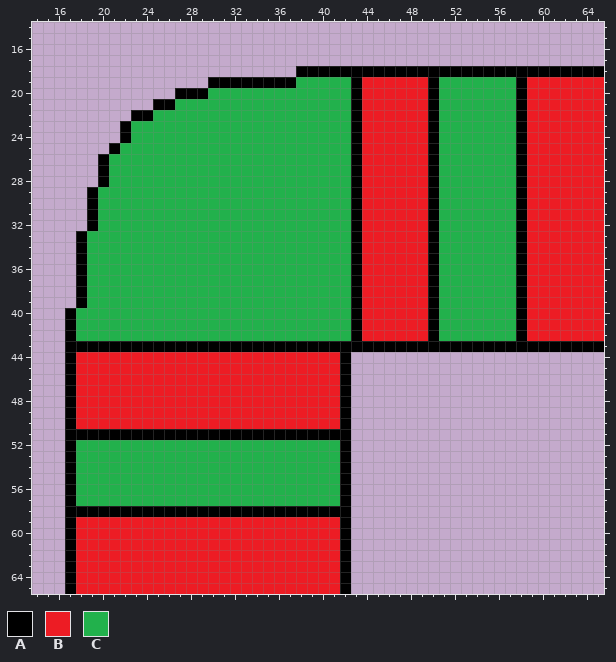
Sprite sheet: PolySnake/images/perso0coin.png. Above: the version before the commit.
The file is 66x66 pixels. Colours within 5 levels of each other are drawn and written as one. Shown: x 14..65, y 14..65.
Palette (. is transparent): A #000000  B #ed1c24  C #22b14c
Pixels before (only the part around the change), first column x 14:
14 ....................................................
15 ....................................................
16 ....................................................
17 ....................................................
18 ........................AAAAAAAAAAAAAAAAAAAAAAAAAAAA
19 ................AAAAAAAACCCCCABBBBBBACCCCCCCABBBBBBB
20 .............AAACCCCCCCCCCCCCABBBBBBACCCCCCCABBBBBBB
21 ...........AACCCCCCCCCCCCCCCCABBBBBBACCCCCCCABBBBBBB
22 .........AACCCCCCCCCCCCCCCCCCABBBBBBACCCCCCCABBBBBBB
23 ........ACCCCCCCCCCCCCCCCCCCCABBBBBBACCCCCCCABBBBBBB
24 ........ACCCCCCCCCCCCCCCCCCCCABBBBBBACCCCCCCABBBBBBB
25 .......ACCCCCCCCCCCCCCCCCCCCCABBBBBBACCCCCCCABBBBBBB
26 ......ACCCCCCCCCCCCCCCCCCCCCCABBBBBBACCCCCCCABBBBBBB
27 ......ACCCCCCCCCCCCCCCCCCCCCCABBBBBBACCCCCCCABBBBBBB
28 ......ACCCCCCCCCCCCCCCCCCCCCCABBBBBBACCCCCCCABBBBBBB
29 .....ACCCCCCCCCCCCCCCCCCCCCCCABBBBBBACCCCCCCABBBBBBB
30 .....ACCCCCCCCCCCCCCCCCCCCCCCABBBBBBACCCCCCCABBBBBBB
31 .....ACCCCCCCCCCCCCCCCCCCCCCCABBBBBBACCCCCCCABBBBBBB
32 .....ACCCCCCCCCCCCCCCCCCCCCCCABBBBBBACCCCCCCABBBBBBB
33 ....ACCCCCCCCCCCCCCCCCCCCCCCCABBBBBBACCCCCCCABBBBBBB
34 ....ACCCCCCCCCCCCCCCCCCCCCCCCABBBBBBACCCCCCCABBBBBBB
35 ....ACCCCCCCCCCCCCCCCCCCCCCCCABBBBBBACCCCCCCABBBBBBB
36 ....ACCCCCCCCCCCCCCCCCCCCCCCCABBBBBBACCCCCCCABBBBBBB
37 ....ACCCCCCCCCCCCCCCCCCCCCCCCABBBBBBACCCCCCCABBBBBBB
38 ....ACCCCCCCCCCCCCCCCCCCCCCCCABBBBBBACCCCCCCABBBBBBB
39 ....ACCCCCCCCCCCCCCCCCCCCCCCCABBBBBBACCCCCCCABBBBBBB
40 ...ACCCCCCCCCCCCCCCCCCCCCCCCCABBBBBBACCCCCCCABBBBBBB
41 ...ACCCCCCCCCCCCCCCCCCCCCCCCCABBBBBBACCCCCCCABBBBBBB
42 ...ACCCCCCCCCCCCCCCCCCCCCCCCCABBBBBBACCCCCCCABBBBBBB
43 ...AAAAAAAAAAAAAAAAAAAAAAAAAAAAAAAAAAAAAAAAAAAAAAAAA
44 ...ABBBBBBBBBBBBBBBBBBBBBBBBA.......................
45 ...ABBBBBBBBBBBBBBBBBBBBBBBBA.......................
46 ...ABBBBBBBBBBBBBBBBBBBBBBBBA.......................
47 ...ABBBBBBBBBBBBBBBBBBBBBBBBA.......................
48 ...ABBBBBBBBBBBBBBBBBBBBBBBBA.......................
49 ...ABBBBBBBBBBBBBBBBBBBBBBBBA.......................
50 ...ABBBBBBBBBBBBBBBBBBBBBBBBA.......................
51 ...AAAAAAAAAAAAAAAAAAAAAAAAAA.......................
52 ...ACCCCCCCCCCCCCCCCCCCCCCCCA.......................
53 ...ACCCCCCCCCCCCCCCCCCCCCCCCA.......................
54 ...ACCCCCCCCCCCCCCCCCCCCCCCCA.......................
55 ...ACCCCCCCCCCCCCCCCCCCCCCCCA.......................
56 ...ACCCCCCCCCCCCCCCCCCCCCCCCA.......................
57 ...ACCCCCCCCCCCCCCCCCCCCCCCCA.......................
58 ...AAAAAAAAAAAAAAAAAAAAAAAAAA.......................
59 ...ABBBBBBBBBBBBBBBBBBBBBBBBA.......................
60 ...ABBBBBBBBBBBBBBBBBBBBBBBBA.......................
61 ...ABBBBBBBBBBBBBBBBBBBBBBBBA.......................
62 ...ABBBBBBBBBBBBBBBBBBBBBBBBA.......................
63 ...ABBBBBBBBBBBBBBBBBBBBBBBBA.......................
64 ...ABBBBBBBBBBBBBBBBBBBBBBBBA.......................
65 ...ABBBBBBBBBBBBBBBBBBBBBBBBA.......................
New version:
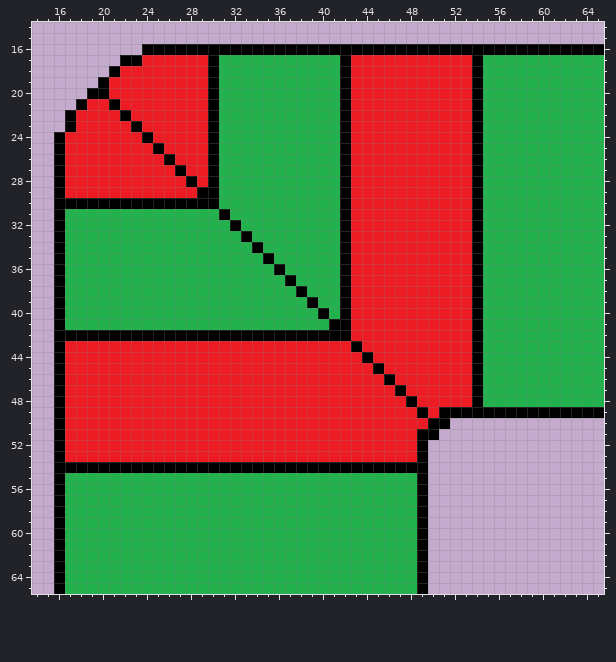
The edit:
Changed rows in their new state; - is an unchanged pixel.
first column x 16:
16 --------AAAAAAAAAAAAAAAAAAAAAAAAAAAAAAAAAAAAAAAAAA
17 ------AABBBBBBACCCCCCCCCCCABBBBBBBBBBBACCCCCCCCCCC
18 -----ABBBBBBBBACCCCCCCCCCC-BBBBBBBBBBB-CCCCCCCCCCC
19 ----ABBBBBBBBB-CCCCCCC----AB------BBBBA---CCCCCCCC
20 ---AABBBBBBBBBA-----------AB------BBBBA---CCCCCCCC
21 --ABBABBBBBBBBA-----------AB------BBBBA---CCCCCCCC
22 -ABBBBABBBBBBBA-----------AB------BBBBA---CCCCCCCC
23 -ABBBBBABBBBBBA-----------AB------BBBBA---CCCCCCCC
24 ABBBBBBBABBBBBA-----------AB------BBBBA---CCCCCCCC
25 ABBBBBBBBABBBBA-----------AB------BBBBA---CCCCCCCC
26 ABBBBBBBBBABBBA-----------AB------BBBBA---CCCCCCCC
27 ABBBBBBBBBBABBA-----------AB------BBBBA---CCCCCCCC
28 ABBBBBBBBBBBABA-----------AB------BBBBA---CCCCCCCC
29 ABBBBBBBBBBBBAA-----------AB------BBBBA---CCCCCCCC
30 AAA-AAAAAAAAAAA-----------AB------BBBBA---CCCCCCCC
31 ACCC-----------A----------AB------BBBBA---CCCCCCCC
32 ACCC------------A---------AB------BBBBA---CCCCCCCC
33 ACC--------------A--------AB------BBBBA---CCCCCCCC
34 ACC---------------A-------AB------BBBBA---CCCCCCCC
35 ACC----------------A------AB------BBBBA---CCCCCCCC
36 ACC-----------------A-----AB------BBBBA---CCCCCCCC
37 ACC------------------A----AB------BBBBA---CCCCCCCC
38 ACC-------------------A---AB------BBBBA---CCCCCCCC
39 ACC--------------------A--AB------BBBBA---CCCCCCCC
40 AC----------------------A-AB------BBBBA---CCCCCCCC
41 AC-----------------------AAB------BBBBA---CCCCCCCC
42 A-AAAAAAAAAAAAAAAAAAAAAAAAAB------BBBBA---CCCCCCCC
43 ABBBBBBBBBBBBBBBBBBBBBBBBBB-BBBBBBBBBB-CCCCCCCCCCC
44 AB------------------------BBABBBBBBBBBACCCCCCCCCCC
45 AB------------------------BBBABBBBBBBBACCCCCCCCCCC
46 AB------------------------BBBBABBBBBBBACCCCCCCCCCC
47 AB------------------------BBBBBABBBBBBACCCCCCCCCCC
48 AB------------------------BBBBBBABBBBBACCCCCCCCCCC
49 AB------------------------BBBBBBBABAAAAAAAAAAAAAAA
50 AB------------------------BBBBBBBBAA--------------
51 ABBBBBBBBBBBBBBBBBBBBBBBBBBBBBBBBAA---------------
52 ABBBBBBBBBBBBBBBBBBBBBBBBBBBBBBBBA----------------
53 ABBBBBBBBBBBBBBBBBBBBBBBBBBBBBBBBA----------------
54 A-AAAAAAAAAAAAAAAAAAAAAAAA-AAAAAAA----------------
55 AC------------------------CCCCCCCA----------------
56 AC------------------------CCCCCCCA----------------
57 AC------------------------CCCCCCCA----------------
58 ACCCCCCCCCCCCCCCCCCCCCCCCCCCCCCCCA----------------
59 ACCCCCCCCCCCCCCCCCCCCCCCCCCCCCCCCA----------------
60 ACCCCCCCCCCCCCCCCCCCCCCCCCCCCCCCCA----------------
61 ACCCCCCCCCCCCCCCCCCCCCCCCCCCCCCCCA----------------
62 ACCCCCCCCCCCCCCCCCCCCCCCCCCCCCCCCA----------------
63 ACCCCCCCCCCCCCCCCCCCCCCCCCCCCCCCCA----------------
64 ACCCCCCCCCCCCCCCCCCCCCCCCCCCCCCCCA----------------
65 ACCCCCCCCCCCCCCCCCCCCCCCCCCCCCCCCA----------------
